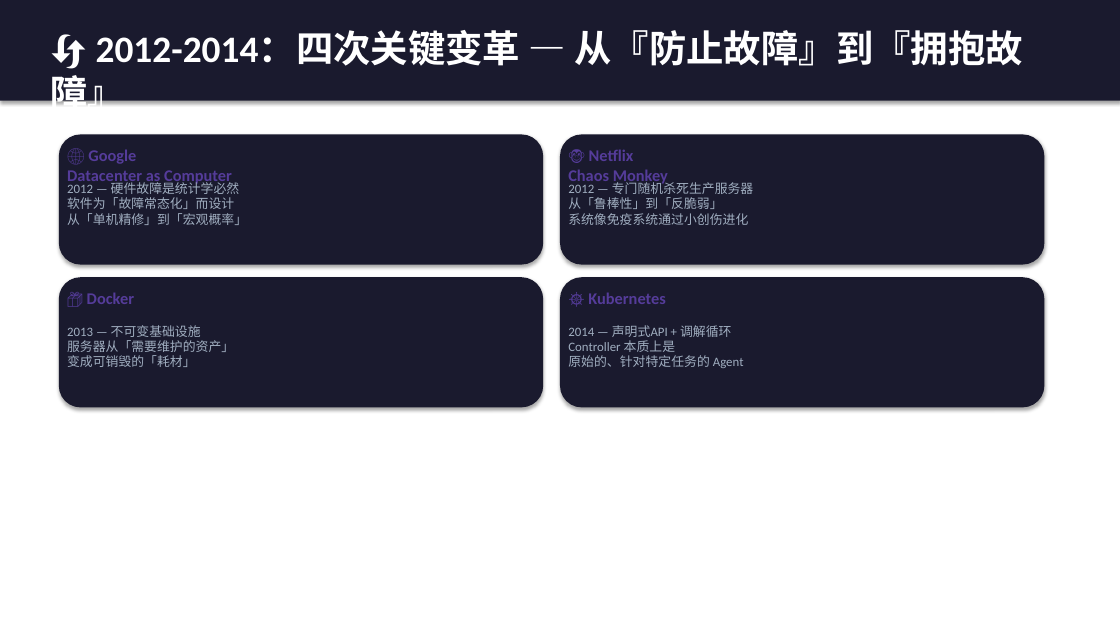
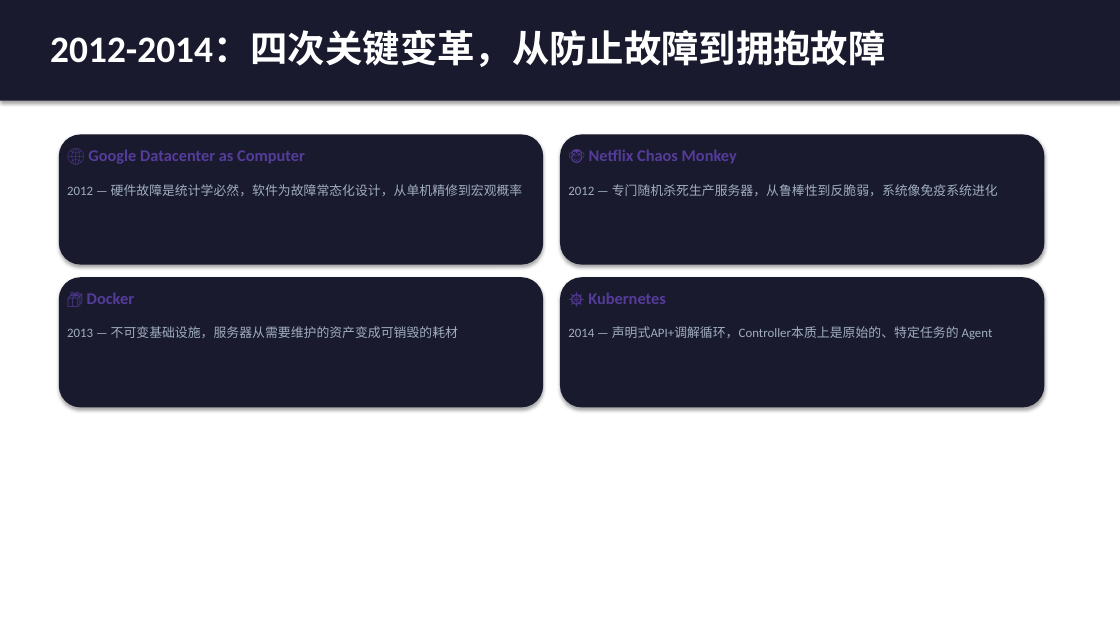
Before and after one commit to tanteng/blog, a slide deck: slide 8 of static/reports/agent-design-patterns-book-intro.pptx. Drawn at 1120x630 pixels with LibreOffice and Linux fonts; fonts in the diff are those of the drawing. Boxes give left, top, right and bottom in pixels: in the first picture for what was removed or moved away, otherwise in the second. Text is boxed around its words. In the diff, an @@ line names an element or a change of style, - is before the commit and + after.

```diff
--- a/static/reports/agent-design-patterns-book-intro.pptx
+++ b/static/reports/agent-design-patterns-book-intro.pptx
@@ text at [50,31,885,67]: text changed @@
-🔄 2012-2014：四次关键变革 — 从『防止故障』到『拥抱故障』
+2012-2014：四次关键变革，从防止故障到拥抱故障
@@ text "🌐 Google Datacenter as Computer" rewrapped from [67,149,232,186] to [88,149,305,164] @@
@@ text "🐵 Netflix Chaos Monkey" rewrapped from [568,149,668,186] to [589,149,737,164] @@
@@ text at [67,184,523,196]: text changed @@
-2012 — 硬件故障是统计学必然
-软件为「故障常态化」而设计
-从「单机精修」到「宏观概率」
+2012 — 硬件故障是统计学必然，软件为故障常态化设计，从单机精修到宏观概率
@@ text at [568,184,998,196]: text changed @@
-2012 — 专门随机杀死生产服务器
-从「鲁棒性」到「反脆弱」
-系统像免疫系统通过小创伤进化
+2012 — 专门随机杀死生产服务器，从鲁棒性到反脆弱，系统像免疫系统进化
@@ text at [67,326,458,338]: text changed @@
-2013 — 不可变基础设施
-服务器从「需要维护的资产」
-变成可销毁的「耗材」
+2013 — 不可变基础设施，服务器从需要维护的资产变成可销毁的耗材
@@ text at [568,326,993,339]: text changed @@
-2014 — 声明式API + 调解循环
-Controller 本质上是
-原始的、针对特定任务的 Agent
+2014 — 声明式API+调解循环，Controller本质上是原始的、特定任务的 Agent
```
Also in this commit, not shown: 18 other slides changed, 6 slides added, 4 slides removed.
